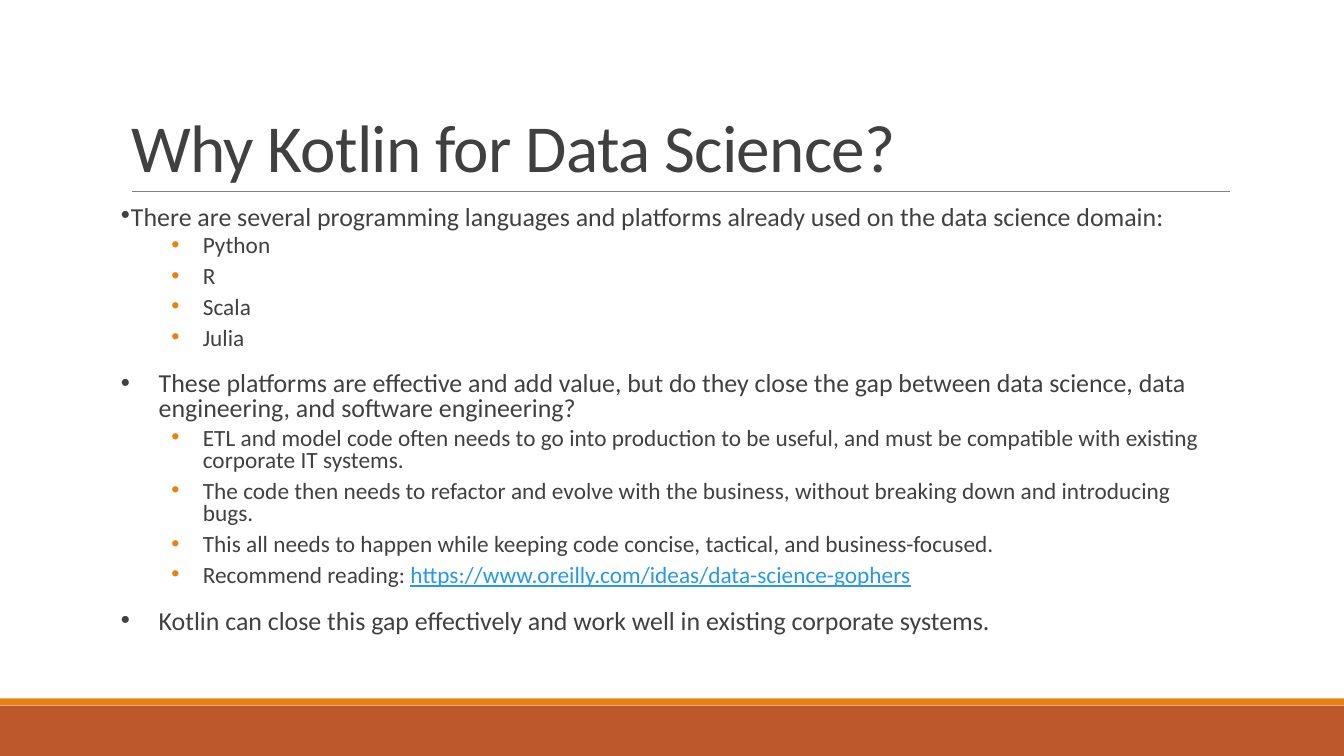
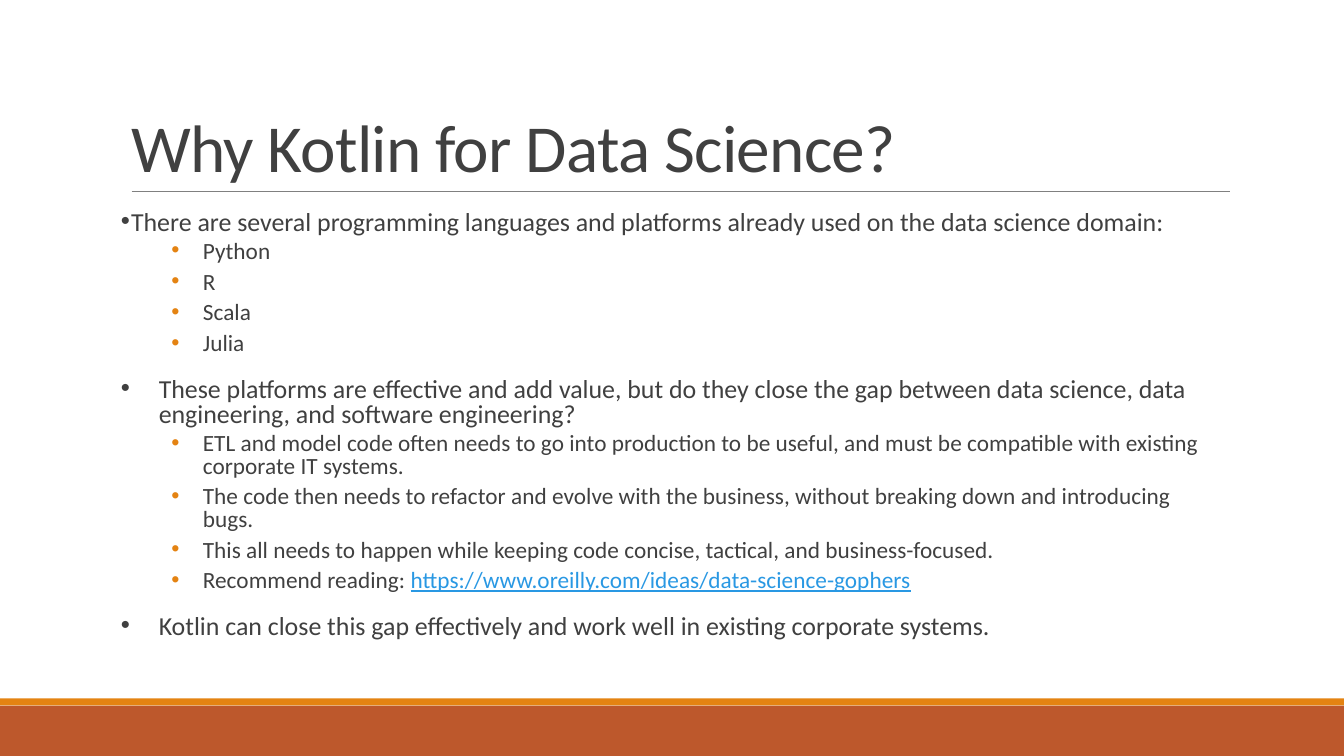
Before and after one commit to thomasnield/oreilly_kotlin_for_data_science, a slide deck: slide 8 of 1. From Data Science to Production with Kotlin/oreilly_from_data_science_to_production_with_kotlin.pptx. Drawn at 1344x756 pixels with LibreOffice and Linux fonts; fonts in the diff are those of the drawing. Boxes give left, top, right and bottom in pixels: in the first picture for what was removed or moved away, otherwise in the second. Text is boxed around its words. In the diff, an @@ line names an element or a change of style, - is before the commit and + after.

```diff
--- a/1. From Data Science to Production with Kotlin/oreilly_from_data_science_to_production_with_kotlin.pptx
+++ b/1. From Data Science to Production with Kotlin/oreilly_from_data_science_to_production_with_kotlin.pptx
@@ text "There are several programming languages ...": place and size @@
-text "There are several programming languages ..." at box(131, 208, 1198, 635)
+text "There are several programming languages ..." at box(131, 213, 1198, 640)
```
Also in this commit, not shown: 1 other file.
